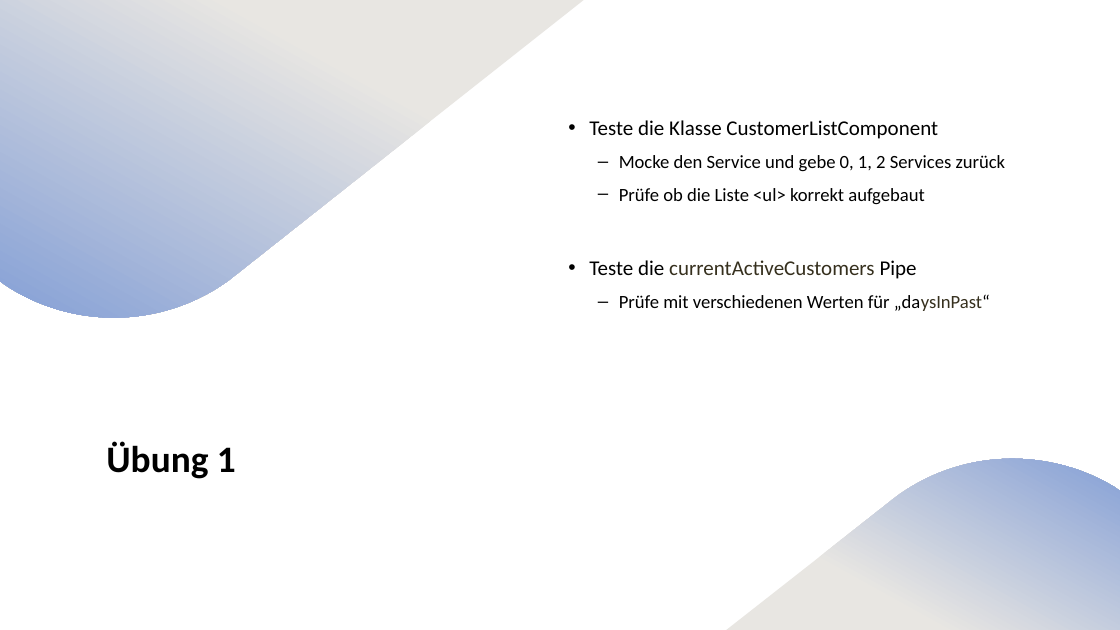
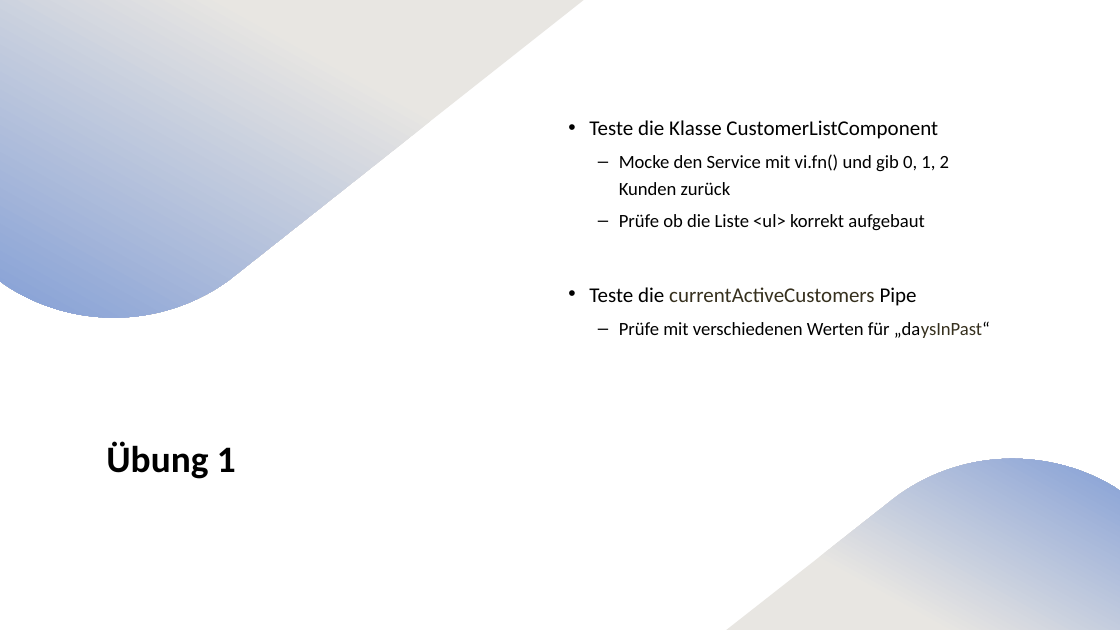
Before and after one commit to goetzingert/angular, a slide deck: slide 24 of Testing_angular21.pptx (slide 23 before the commit). Drawn at 1120x630 pixels with LibreOffice and Linux fonts; fonts in the diff are those of the drawing. Boxes give left, top, right and bottom in pixels: in the first picture for what was removed or moved away, otherwise in the second. Text is boxed around its words. In the diff, an @@ line names an element or a change of style, - is before the commit and + after.

```diff
--- a/Testing_angular21.pptx
+++ b/Testing_angular21.pptx
@@ text at (619,154,949,195): text changed @@
-  – Mocke den Service und gebe 0, 1, 2 Services zurück
+  – Mocke den Service mit vi.fn() und gib 0, 1, 2 Kunden zurück
```
Also in this commit, not shown: 12 other slides changed, 1 slide added, 4 other files.
